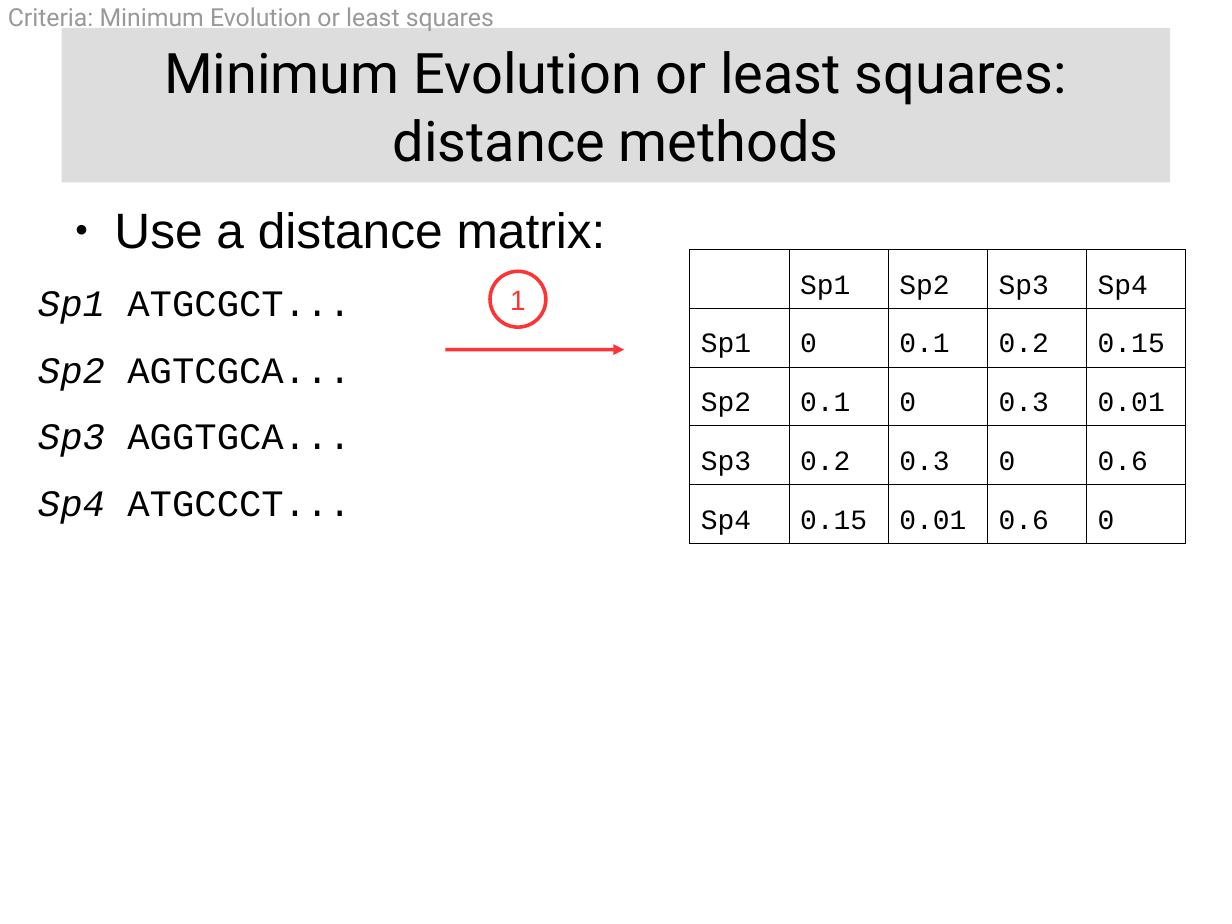
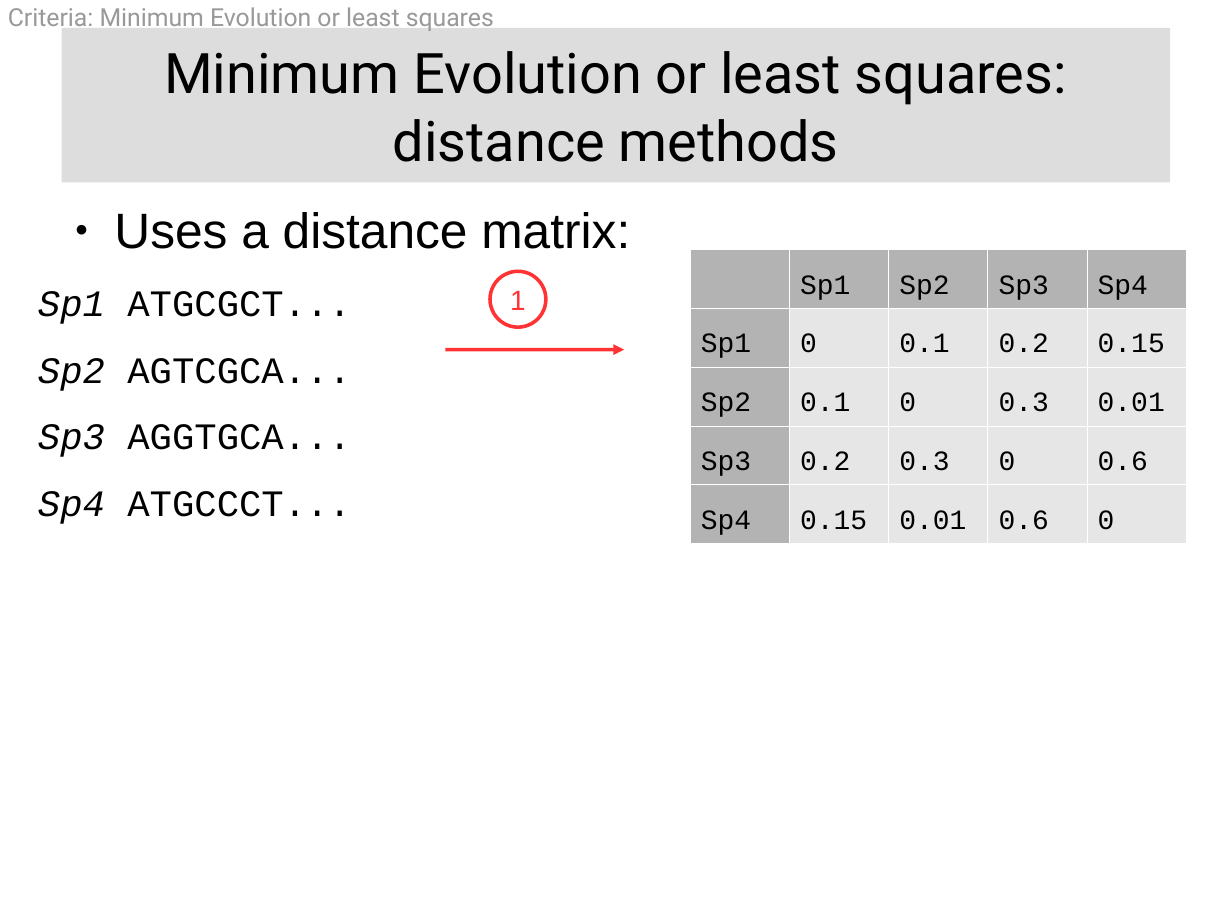
Before and after one commit to Boussau/boussau.github.io, a slide deck: slide 33 of COME_courses/Cambridge_2022/2_optimality_criteria/Presentation_Criteria_DistanceMethods.odp (slide 10 before the commit). Drawn at 1232x924 pixels with LibreOffice and Linux fonts; fonts in the diff are those of the drawing. Boxes give left, top, right and bottom in pixels: in the first picture for what was removed or moved away, otherwise in the second. Text is boxed around its words. In the diff, an @@ line names an element or a change of style, - is before the commit and + after.

```diff
--- a/COME_courses/Cambridge_2022/2_optimality_criteria/Presentation_Criteria_DistanceMethods.odp
+++ b/COME_courses/Cambridge_2022/2_optimality_criteria/Presentation_Criteria_DistanceMethods.odp
@@ text at bbox=[114, 212, 630, 249]: text changed @@
-● Use a distance matrix:
+● Uses a distance matrix:
@@ table at bbox=[690, 249, 1187, 539] @@
@@ fill none to #B3B3B3 in 8 cells @@
@@ fill none to #E6E6E6 in 16 cells @@
@@ borders changed @@
```
Also in this commit, not shown: 15 other slides changed, 56 slides added.
